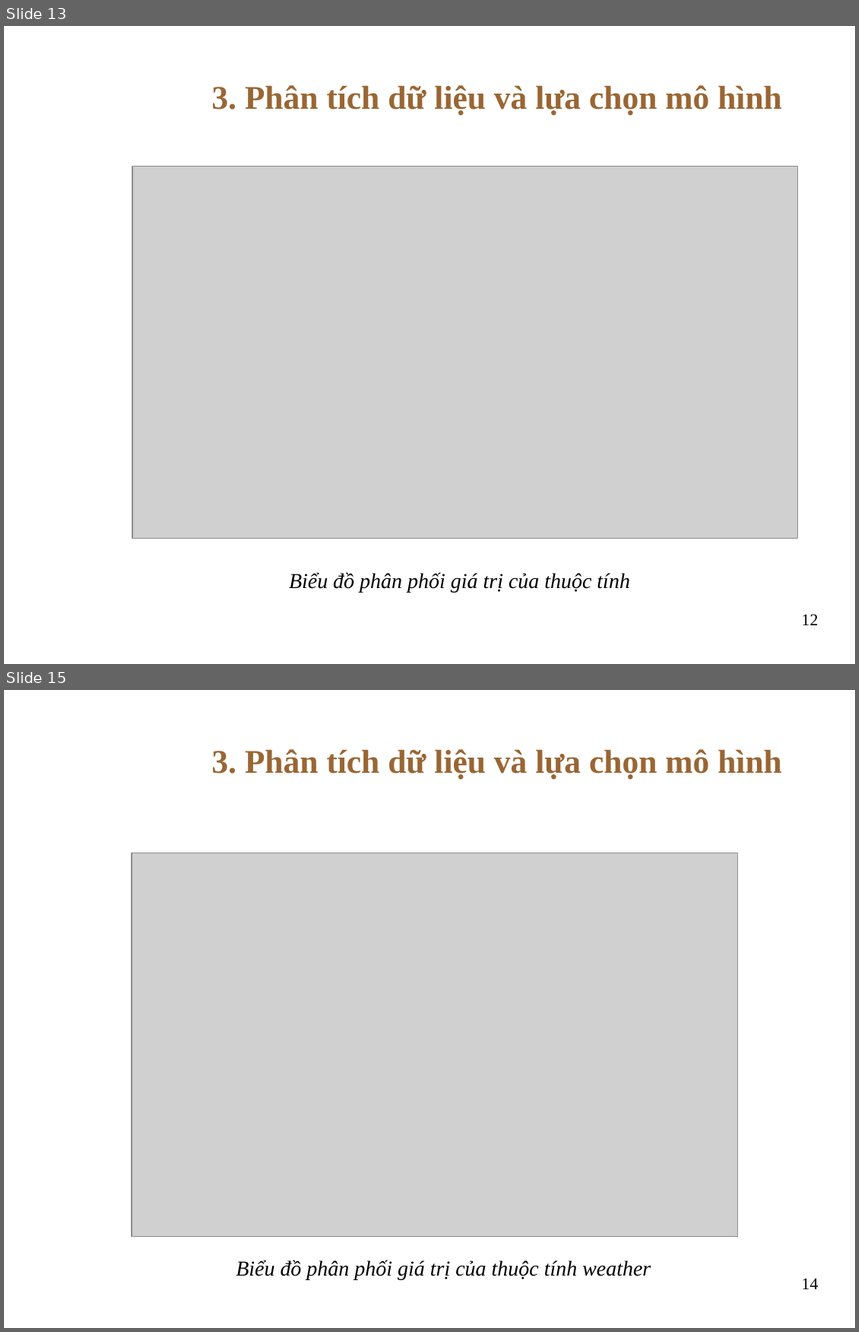
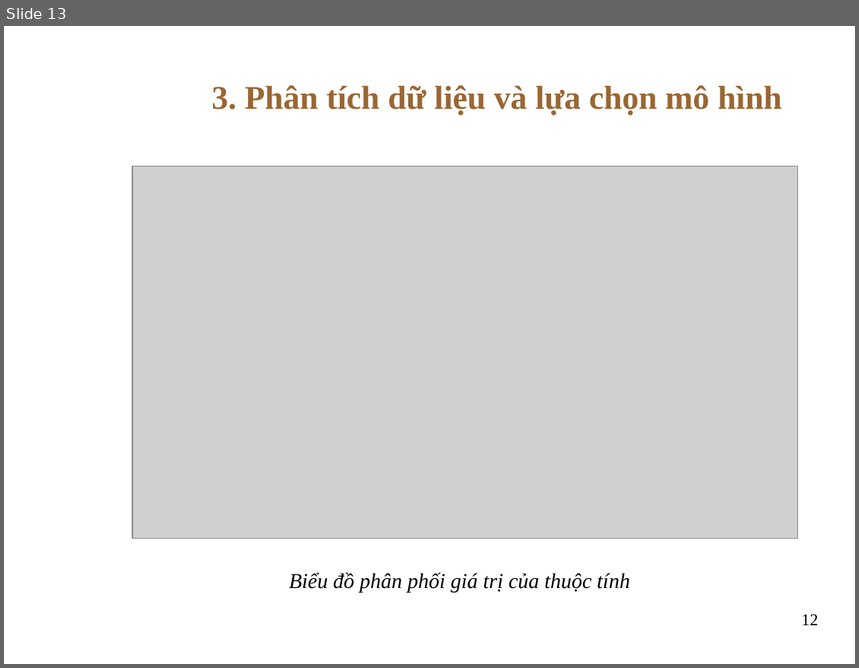
Before and after one commit to Viet0904/CT294_Bike_Sharing_Demand, a slide deck: Report/Baocaonhom6.pptx. Shown one above the other, each under a label of ours: slides 13 and 15 before the commit, slide 13 after it; the slides between them are not shown. The pictures are 859x1332 and 859x668 pixels, drawn with LibreOffice and Linux fonts; fonts in the diff are those of the drawing; grey boxes stand for pictures; background and template pictures are left out. Boxes give left, top, right and bottom in pixels: in the first picture for what was removed or moved away, otherwise in the second. Text is boxed around its words. In the diff, an @@ line names an element or a change of style, - is before the commit and + after.

```diff
--- a/Report/Baocaonhom6.pptx
+++ b/Report/Baocaonhom6.pptx
@@ slide 15 removed at (4, 690, 855, 1328), background picture (left out) @@
@@ title removed at (211, 749, 782, 780) @@
-3. Phân tích dữ liệu và lựa chọn mô hình
@@ picture removed at (132, 853, 737, 1237) @@
@@ text removed at (236, 1260, 651, 1281) @@
-Biểu đồ phân phối giá trị của thuộc tính weather
@@ page number removed at (802, 1278, 819, 1290) @@
-14
```
Also in this commit, not shown: 18 other slides removed, 10 other files.
